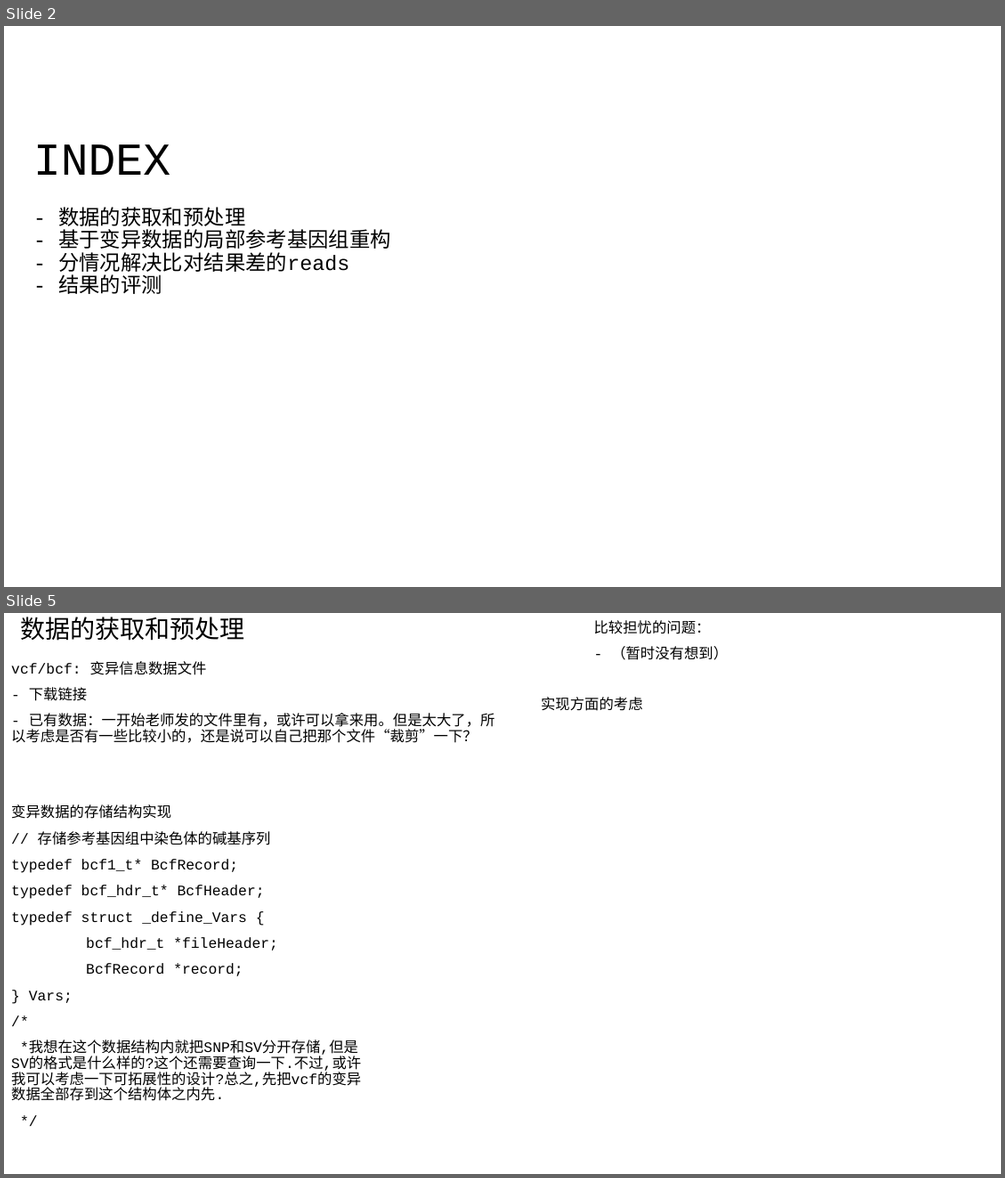
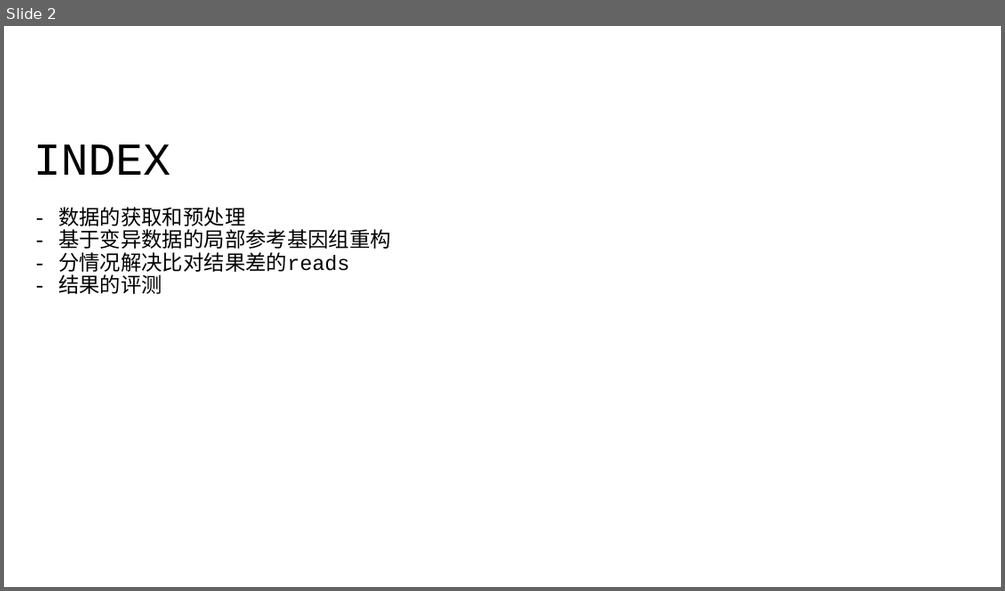
Before and after one commit to AtoshDustosh/thesis-project, a slide deck: THE project/design/project design.odp. Shown one above the other, each under a label of ours: slides 2 and 5 before the commit, slide 2 after it; the slides between them are not shown. The pictures are 1005x1178 and 1005x591 pixels, drawn with LibreOffice and Linux fonts; fonts in the diff are those of the drawing. Boxes give left, top, right and bottom in pixels: in the first picture for what was removed or moved away, otherwise in the second. Text is boxed around its words. In the diff, an @@ line names an element or a change of style, - is before the commit and + after.

```diff
--- a/THE project/design/project design.odp
+++ b/THE project/design/project design.odp
@@ slide 5 removed at [4,613,1001,1174], background #FFFFFF @@
@@ subtitle removed at [20,617,244,641] @@
-数据的获取和预处理
@@ text removed at [594,620,728,660] @@
-比较担忧的问题：
-- （暂时没有想到）
@@ text removed at [11,661,495,743] @@
-vcf/bcf: 变异信息数据文件
-- 下载链接
-- 已有数据：一开始老师发的文件里有，或许可以拿来用。但是太大了，所以考虑是否有一些比较小的，还是说可以自己把那个文件“裁剪”一下？
@@ text removed at [541,697,642,711] @@
-实现方面的考虑
@@ text removed at [11,804,361,1088] @@
-变异数据的存储结构实现
-// 存储参考基因组中染色体的碱基序列
-typedef bcf1_t* BcfRecord;
-typedef bcf_hdr_t* BcfHeader;
-typedef struct _define_Vars {
-bcf_hdr_t *fileHeader;
-BcfRecord *record;
-} Vars;
-/*
-*我想在这个数据结构内就把SNP和SV分开存储,但是SV的格式是什么样的?这个还需要查询一下.不过,或许我可以考虑一下可拓展性的设计?总之,先把vcf的变异数据全部存到这个结构体之内先.
-*/
```
Also in this commit, not shown: 4 slides changed, 3 slides added, 2 other slides removed, 1 other file.
